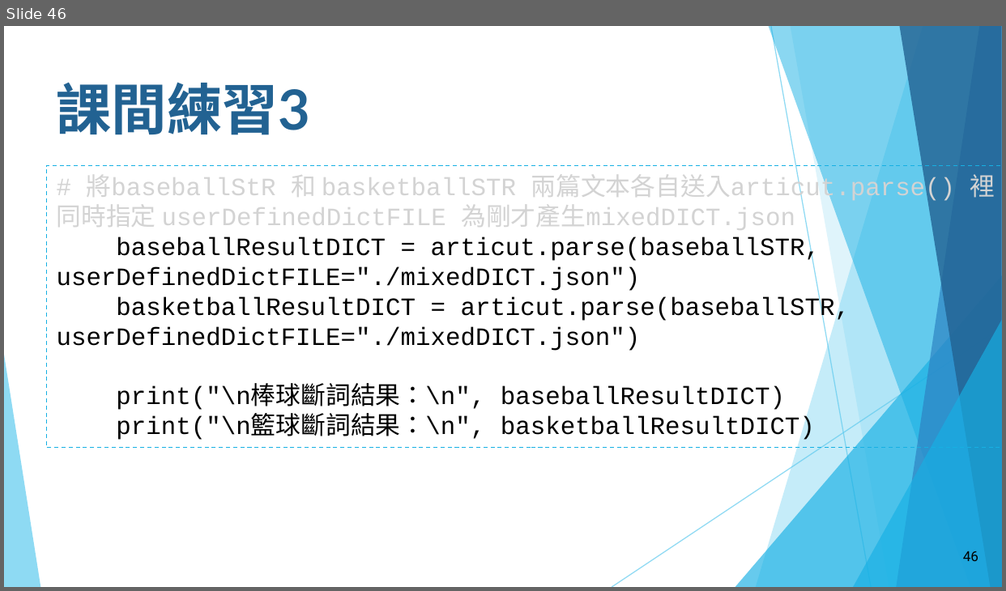
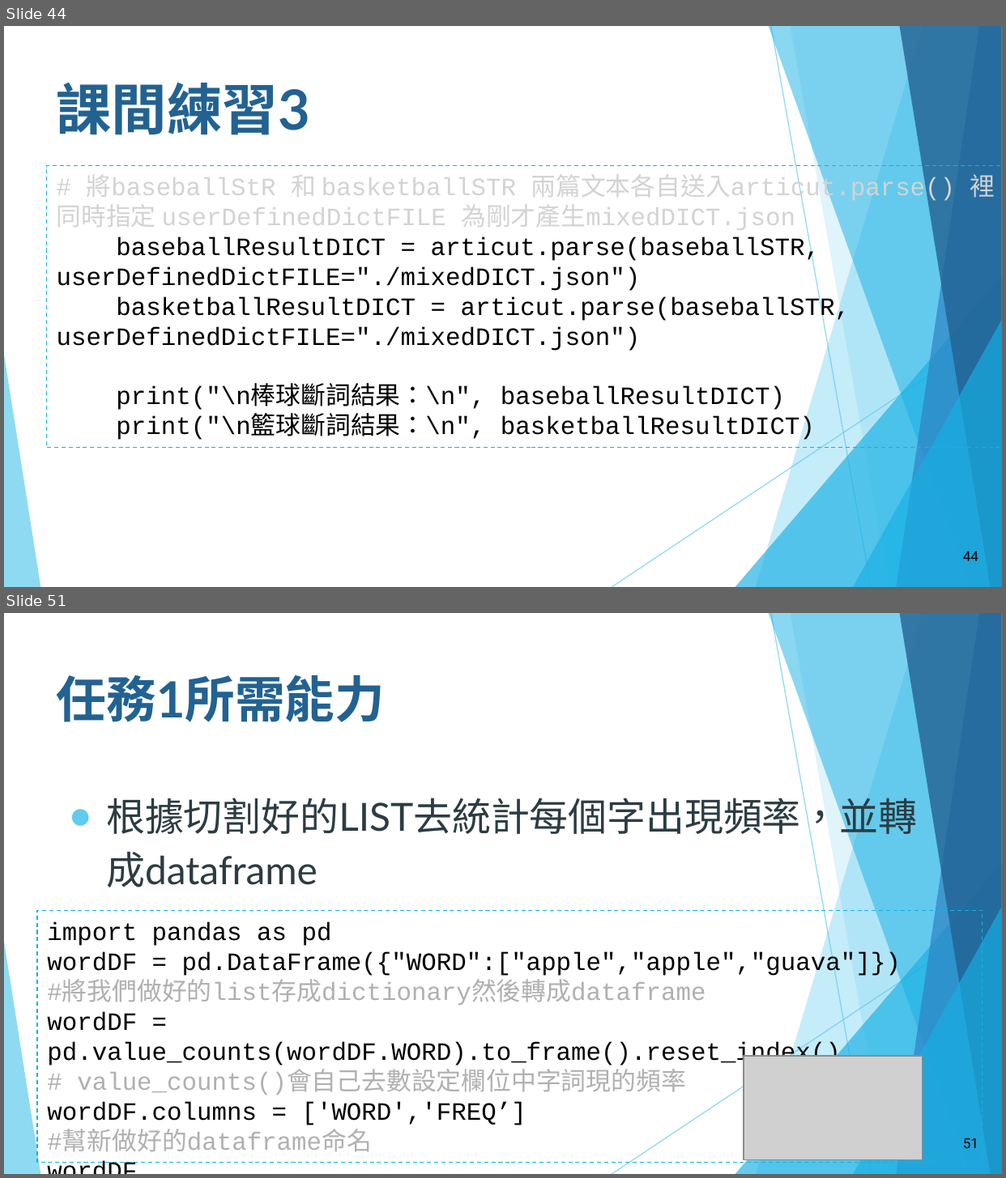
Before and after one commit to howardsukuan/textual-data-analysis-python, a slide deck: week01/文本分析與程式設計Week01_draft1.pptx. Shown one above the other, each under a label of ours: slide 46 before the commit, slides 44 and 51 after it; the slides between them are not shown. The pictures are 1006x591 and 1006x1178 pixels, drawn with LibreOffice and Linux fonts; fonts in the diff are those of the drawing; grey boxes stand for pictures. Boxes give left, top, right and bottom in pixels: in the first picture for what was removed or moved away, otherwise in the second. Text is boxed around its words. In the diff, an @@ line names an element or a change of style, - is before the commit and + after.

```diff
--- a/week01/文本分析與程式設計Week01_draft1.pptx
+++ b/week01/文本分析與程式設計Week01_draft1.pptx
@@ slide 51 added at box(4, 613, 1002, 1174), background #FFFFFF; not listed: 10 template elements that a slide beside it also shows @@
@@ title added at box(57, 675, 385, 722), 36 pt, text #226292, bold @@
+任務1所需能力
@@ text added at box(106, 791, 917, 888), 28 pt, text #2C3C43 @@
+● 根據切割好的LIST去統計每個字出現頻率，並轉成dataframe
@@ rectangle added at box(37, 910, 982, 1162), outline #16B0E3 0.75 pt dashed, 18 pt, text #000000 @@
+import pandas as pd
+wordDF = pd.DataFrame({"WORD":["apple","apple","guava"]})
+#將我們做好的list存成dictionary然後轉成dataframe
+wordDF = pd.value_counts(wordDF.WORD).to_frame().reset_index()
+# value_counts()會自己去數設定欄位中字詞現的頻率
+wordDF.columns = ['WORD','FREQ’]
+#幫新做好的dataframe命名
+wordDF
@@ picture added at box(744, 1056, 922, 1160) @@
@@ page number added at box(963, 1139, 978, 1148), 10 pt, text #000000 @@
+51
@@ what was slide 46 is now slide 44 @@
@@ page number at box(963, 552, 978, 561): text changed @@
-46
+44
```
Also in this commit, not shown: 6 slides changed, 9 other slides added, 2 slides removed.
